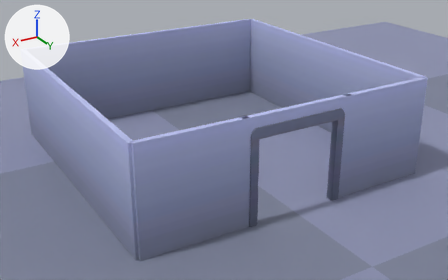
The glTF model public/meshes/scenes/laboratory.glb: old version first, new version second.
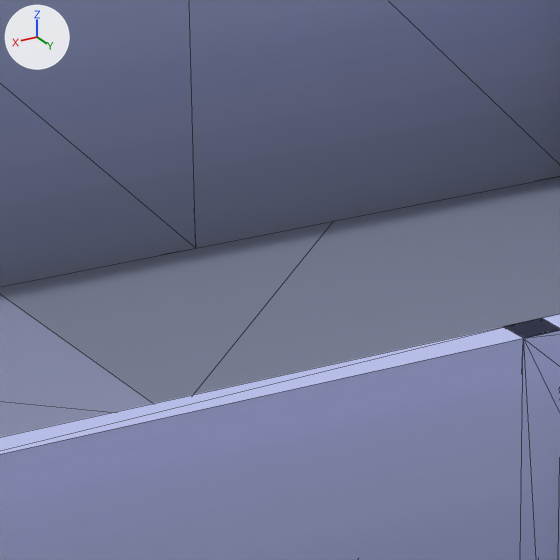
Each version is shown whole from a camera (50 mm lens) standing at (12.14, 11.39, 11.1) and looking at (-0.24, -9.25, 0.78), then close up on the part from 34% to 56% of the width and 22% to 56% of the height. Every picture has the same lights, and +X, +Y and +Z are marked at upper left. The close-ups show mesh edges as thin lines. Where no turn or scale is listed for an object, it has been applied to the vertices.

The first close-up shows 'floor-small-square#O-B#', 'wall#O-B# (10)', 'wall#O-B# (2)', 'wall#O-B# (9)'.
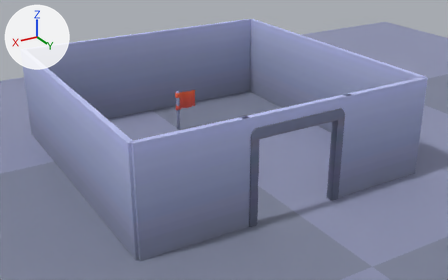
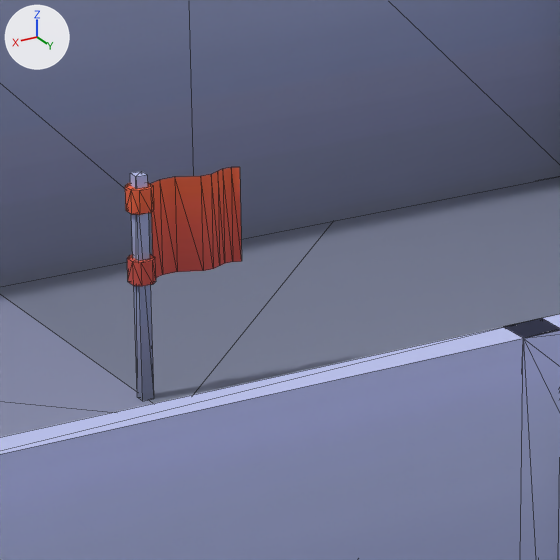
Diff of the bpy script that builds the scene:
```diff
--- a/public/meshes/scenes/laboratory.glb.py
+++ b/public/meshes/scenes/laboratory.glb.py
@@ mat_colormap_003 @@
+mat_colormap_003 = principled_material('colormap.003')
+mat_colormap_003.texture = img_colormap_jpg
+mat_colormap_003.roughness = 1.0
@@ me_flag @@
+me_flag.from_pydata(...)  # 58 vertices, 84 faces; spans x -0.9..0.1, y -0.1..0.1, z 0.0..1.9
+me_flag.materials.append(mat_colormap_003)  # picture img_colormap_jpg
@@ ob_flag @@
+ob_flag = bpy.data.objects.new('flag', me_flag)
+ob_flag.location = (0.0, -13.0, 0.0)
```

What differs and where, as boxes [x1, y1, x2, y2] in the close-ups (560 x 560 px):
'flag', added (red)
    after: [125, 167, 242, 401]
